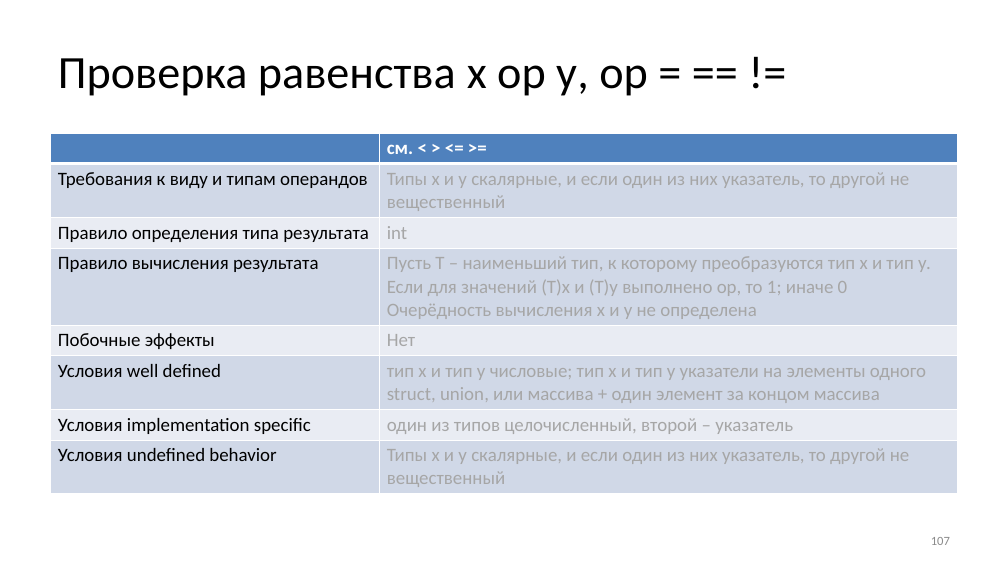
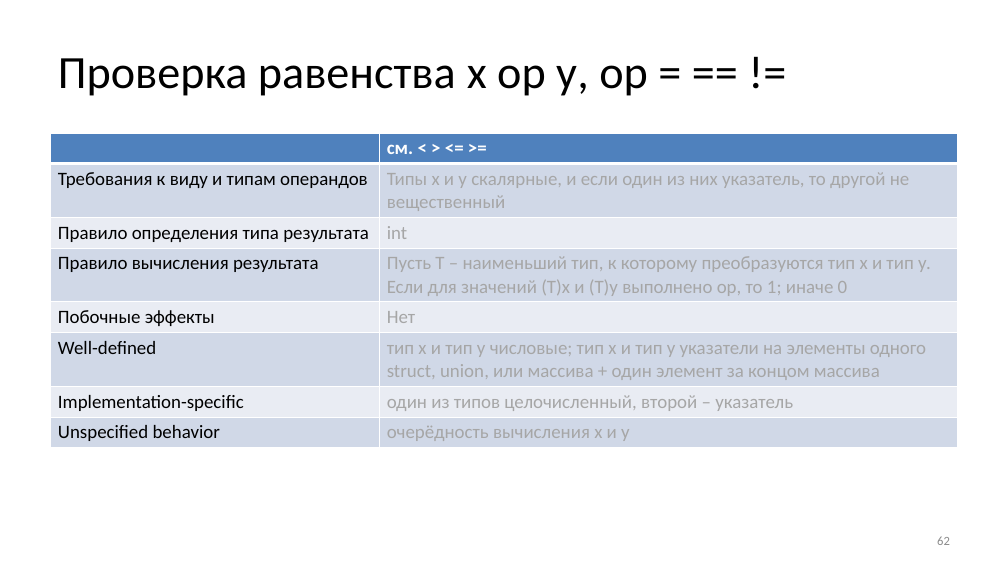
Before and after one commit to Evgueni-Petrov-aka-espetrov/Algorithms-and-Programming-in-C-pptx, a slide deck: slide 62 of 04 Выражения.pptx (slide 107 before the commit). Drawn at 1008x567 pixels with LibreOffice and Linux fonts; fonts in the diff are those of the drawing. Boxes give left, top, right and bottom in pixels: in the first picture for what was removed or moved away, otherwise in the second. Text is boxed around its words. In the diff, an @@ line names an element or a change of style, - is before the commit and + after.

Commit message:
переструктурировал, добавил unspecified behavior

```diff
--- a/04 Выражения.pptx
+++ b/04 Выражения.pptx
@@ table at (x1=51, y1=133, x2=958, y2=445) @@
-row 4, column 2: Пусть Т – наименьший тип, к которому преобразуются тип х и тип у. / Если для значений (Т)х и (Т)у выполнено ор, то 1; иначе 0 / Очерёдность вычисления х и у не определена
+row 4, column 2: Пусть Т – наименьший тип, к которому преобразуются тип х и тип у. / Если для значений (Т)х и (Т)у выполнено ор, то 1; иначе 0
-row 6, column 1: Условия well defined
+row 6, column 1: Well-defined
-row 7, column 1: Условия implementation specific
+row 7, column 1: Implementation-specific
-row 8, column 1: Условия undefined behavior
+row 8, column 1: Unspecified behavior
-row 8, column 2: Типы х и у скалярные, и если один из них указатель, то другой не вещественный
+row 8, column 2: очерёдность вычисления х и у
@@ page number at (x1=937, y1=536, x2=950, y2=545): text changed @@
-107
+62
```
Also in this commit, not shown: 27 other slides changed, 3 slides added.
